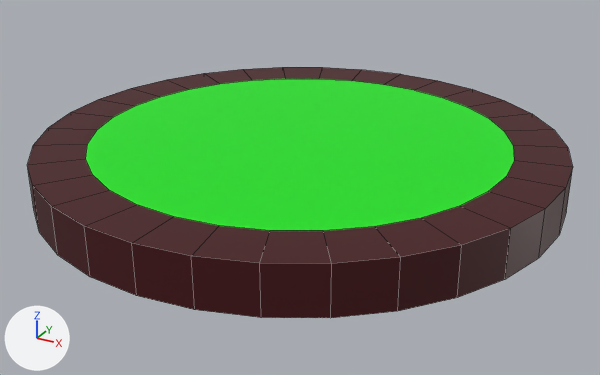
What one commit did to the Blender file Assets/Imports/BouncePad.blend.
Both versions are drawn from a 50 mm camera at (1.445, -2.627, 1.191) aimed at (0.031, -0.056, -0.094). Lighting does not change. The marker at lower left points along +X, +Y and +Z. Mesh edges are drawn as thin lines.

In view in the first picture: 'Outside'.
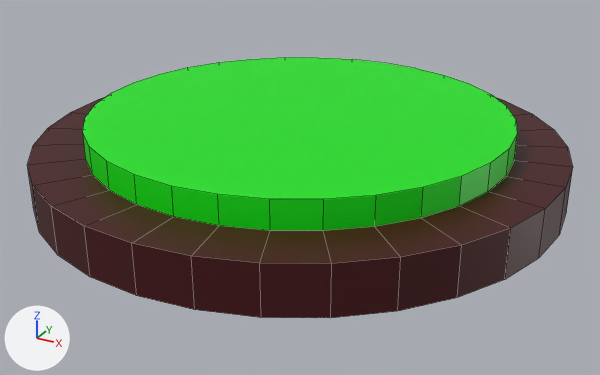
The change, as a list of edits to the scene's bpy script:
```text
Change me_cylinder:
    used by ob_outside; location = (0.0, 0.0, 0.0)
    remove me_cylinder.from_pydata(...)  # 96 vertices, 66 faces; spans x -1.0..1.0, y -1.0..1.0, z -0.09..0.09
    add me_cylinder.from_pydata(...)  # 128 vertices, 98 faces; spans x -1.0..1.0, y -1.0..1.0, z -0.09..0.19
    me_cylinder part 1
    1 face is deleted
    32 new vertices lie (0.0, 0.0, 0.1) away from vertices in x -0.8..0.8, y -0.8..0.8, z 0.09
    33 new faces join them, mat_inner (green #00e708)
```

Boxes (x1, y1, x2, y2) around the edits, measured in the pictures (600 x 375 px):
'Outside', reshaped
    before: (27, 67, 573, 318)
    after: (27, 57, 573, 318)
part 1 of me_cylinder, built on
    before: (86, 79, 514, 231)
    after: (83, 57, 517, 231)
